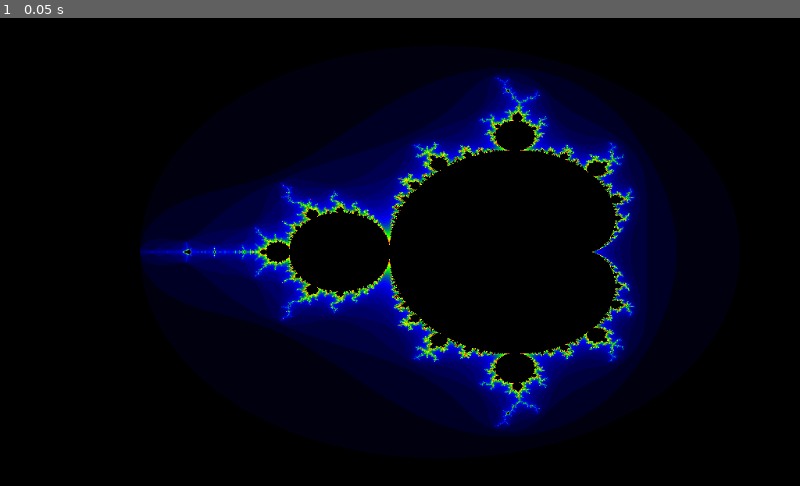
Above: before the commit, frame 1.
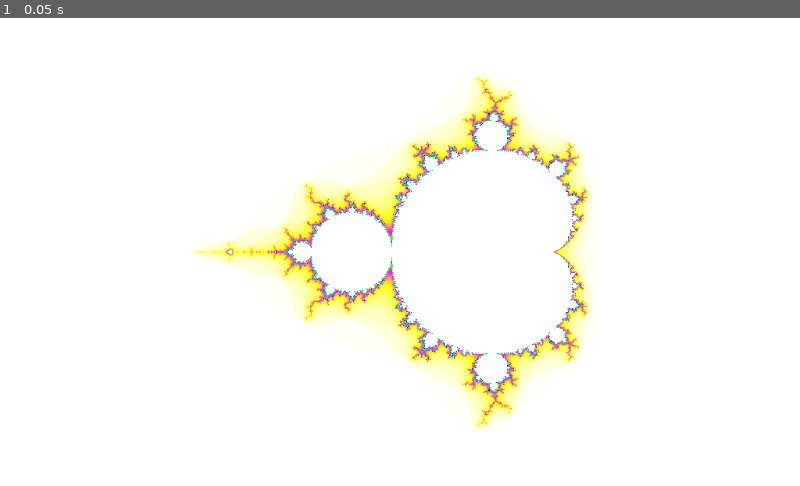
Above: after the commit, the same moment.

Repository: NorielSylvire/Fractal
Game: Godot game, scene res://Scenes/Main.tscn
Same seed, same stepped clock (60 frames per second), same inputs: the game is played once before the commit and once after it.
Inputs:
- Up to frame 1 (0.05 s): no input

The runs differ from the first frame. In frame 1, 100% of the frame differs, in the area x 0-100%, y 0-100%.

Commit message:
Created julia.shader and ColorRect.gd
julia.shader is a fragment shader that draws Julia Sets. ColorRect.gd is a script that changes the value of c at a certain speed to create animations using julia.shader. For now you can only change this via coding and compiling but I'm planing on adding a GUI to change every variable. Also I added some controls and changed a few things.

Diff:
--- /dev/null
+++ b/Scenes/ColorRect.gd
@@ -0,0 +1,36 @@
+extends ColorRect
+
+var animate
+
+func _ready():
+
+	animate = false
+
+	pass
+
+func _input(event):
+
+	if event.is_action_pressed("ui_accept") && animate == false:
+
+		animate = true
+
+	elif event.is_action_pressed("ui_accept") && animate == true:
+
+		animate = false
+
+	if event.is_action_pressed("ui_restart"):
+
+		self.get_material().set_shader_param("c", Vector2(-2, .2))
+
+
+	pass
+
+func _process(delta):
+
+	if animate == true:
+
+		self.get_material().set_shader_param("c", self.get_material().get_shader_param("c") + Vector2(0.001, -0.0005))
+
+
+
+	pass
--- a/Scenes/Main.tscn
+++ b/Scenes/Main.tscn
@@ -1,9 +1,8 @@
-[gd_scene load_steps=4 format=2]
+[gd_scene load_steps=5 format=2]
 
 [ext_resource path="res://Shaders/mbrot.shader" type="Shader" id=1]
-[ext_resource path="res://Graphics/Textures/Gradients/normal_grd.png" type="Texture" id=2]
-
-
+[ext_resource path="res://Graphics/Textures/Gradients/cute_grd.png" type="Texture" id=2]
+[ext_resource path="res://Scenes/ColorRect.gd" type="Script" id=3]
 
 [sub_resource type="ShaderMaterial" id=1]
 
@@ -33,4 +32,5 @@
 size_flags_horizontal = 1
 size_flags_vertical = 1
 color = Color( 1, 1, 1, 1 )
+script = ExtResource( 3 )
 _sections_unfolded = [ "Material", "Rect" ]
--- /dev/null
+++ b/Shaders/julia.shader
@@ -0,0 +1,25 @@
+shader_type canvas_item;
+
+uniform sampler2D tex;
+uniform vec2 c;
+uniform int iter;
+uniform vec2 center;
+uniform float xscale;
+uniform float yscale;
+
+void fragment() {
+	vec2 z;
+	z = vec2(1.0 * xscale - center.x, 1.0 * yscale - center.y) * (UV - 0.5);
+
+	int i;
+	for(i=0; i<iter; i++) {
+		float x = (z.x * z.x - z.y * z.y) + c.x;
+		float y = (z.y * z.x + z.x * z.y) + c.y;
+
+		if((x * x + y * y) > 4.0) break;
+		z.x = x;
+		z.y = y;
+	}
+
+	COLOR = texture(tex, vec2((i == iter ? 0.0 : float(i)) / 100.0, 0.0));
+}
--- a/Shaders/mbrot.shader
+++ b/Shaders/mbrot.shader
@@ -8,7 +8,7 @@
 void fragment() {
     vec2 z, c;
 
-    c = vec2(1.3333, 1.0) * (UV - 0.5) * scale - center;
+    c = vec2(1.66666, 1.0) * (UV - 0.5) * scale - center;
 
     int i;
     z = c;
--- a/project.godot
+++ b/project.godot
@@ -14,6 +14,11 @@
 run/main_scene="res://Scenes/Main.tscn"
 config/icon="res://icon.png"
 
+[input]
+
+ui_restart=[ Object(InputEventKey,"resource_local_to_scene":false,"resource_name":"","device":0,"alt":false,"shift":false,"control":false,"meta":false,"command":false,"pressed":false,"scancode":82,"unicode":0,"echo":false,"script":null)
+ ]
+
 [rendering]
 
 environment/default_environment="res://default_env.tres"
